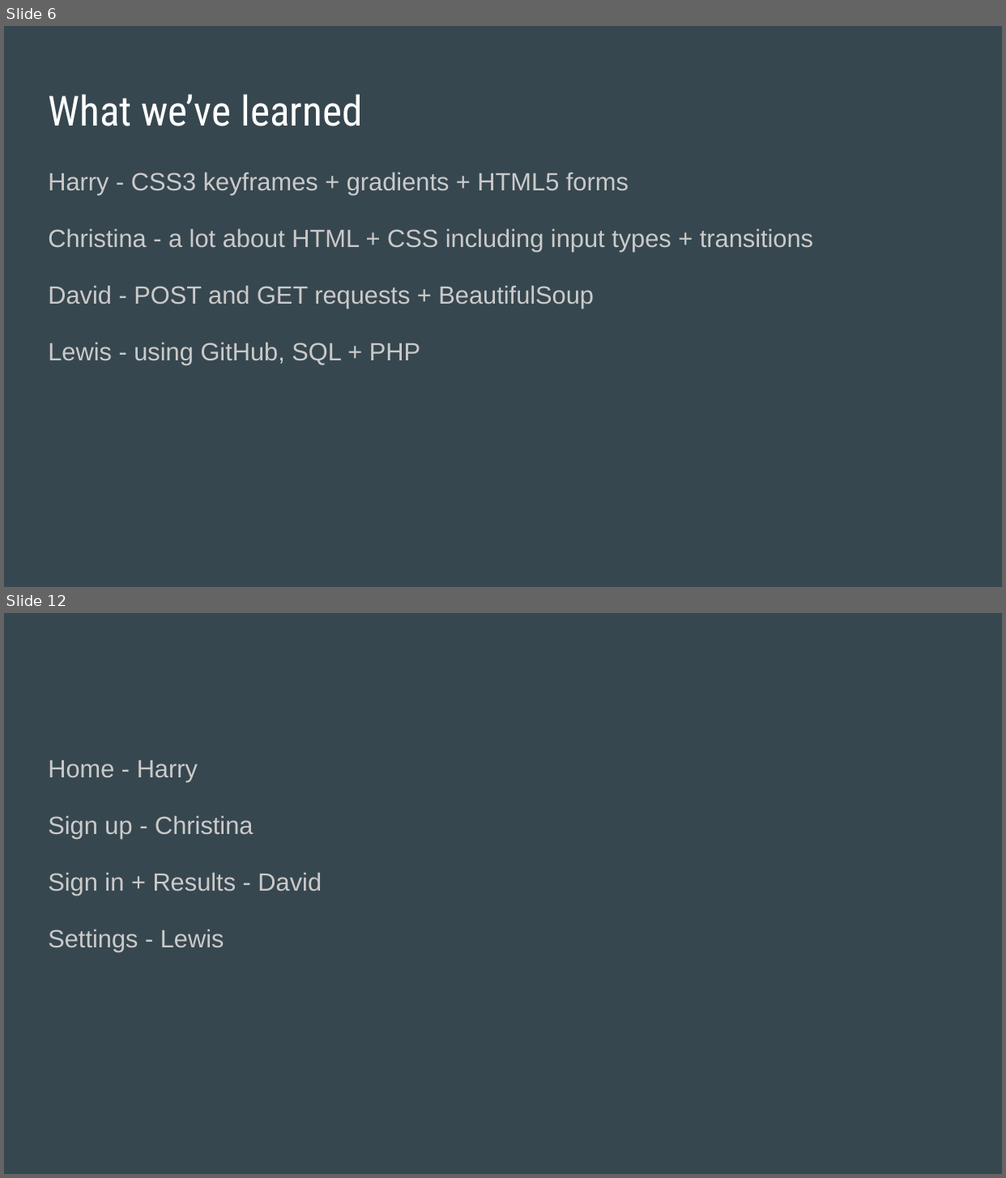
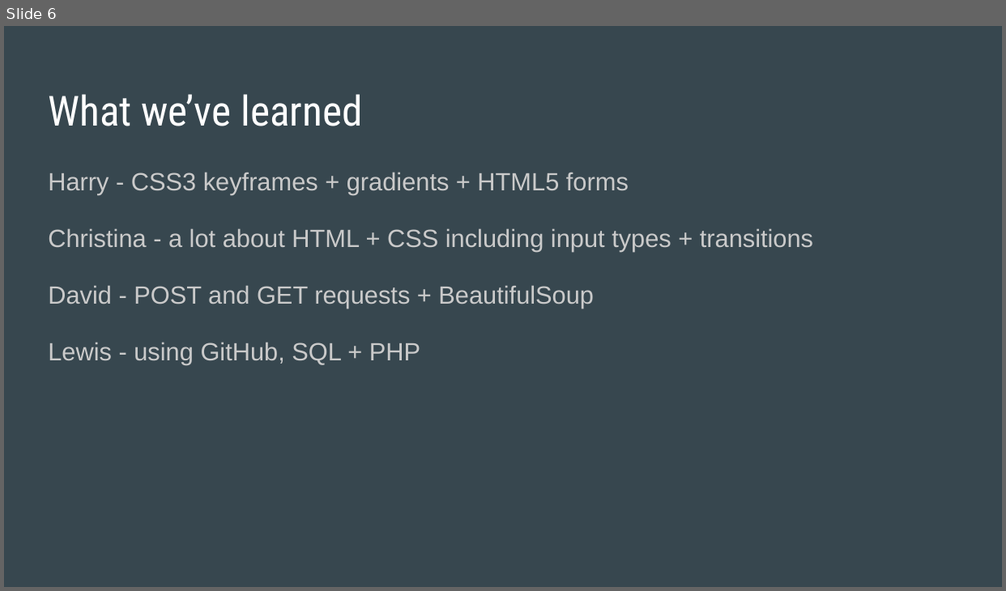
Before and after one commit to davidferguson/itemswap, a slide deck: NotiFree.pptx. Shown one above the other, each under a label of ours: slides 6 and 12 before the commit, slide 6 after it; the slides between them are not shown. The pictures are 1006x1178 and 1006x591 pixels, drawn with LibreOffice and Linux fonts; fonts in the diff are those of the drawing. Boxes give left, top, right and bottom in pixels: in the first picture for what was removed or moved away, otherwise in the second. Text is boxed around its words. In the diff, an @@ line names an element or a change of style, - is before the commit and + after.

```diff
--- a/NotiFree.pptx
+++ b/NotiFree.pptx
@@ slide 12 removed at bbox=[4, 613, 1002, 1174], background #37474F @@
@@ text removed at bbox=[48, 760, 322, 952] @@
-Home - Harry
-Sign up - Christina
-Sign in + Results - David
-Settings - Lewis
```
Also in this commit, not shown: 5 slides changed.
